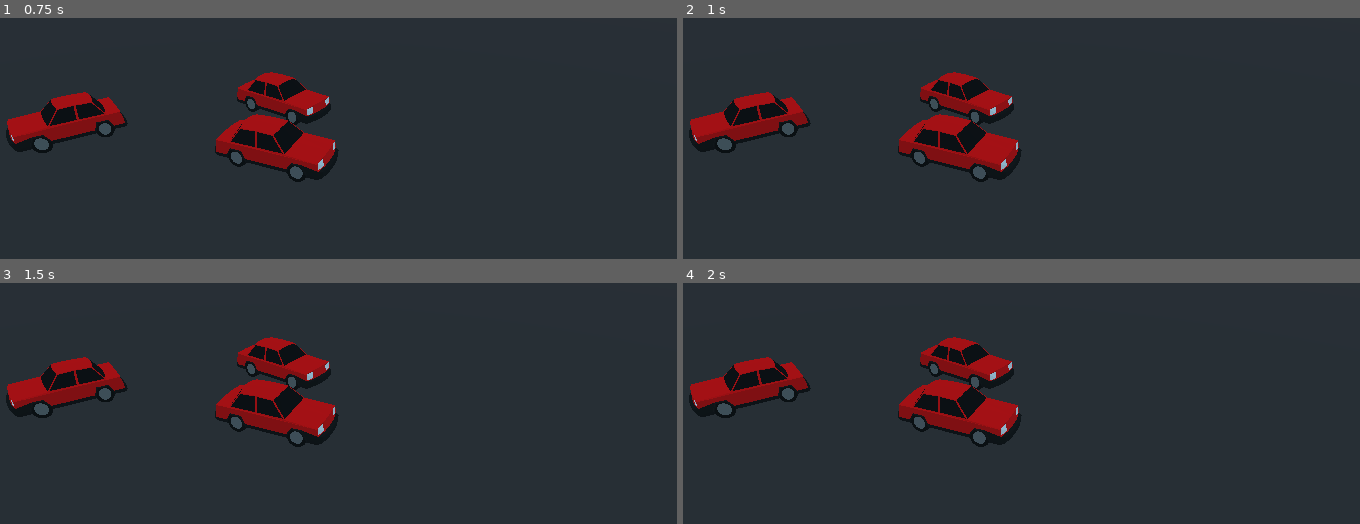
Above: before the commit, frames 1-4 (two rows, left to right).
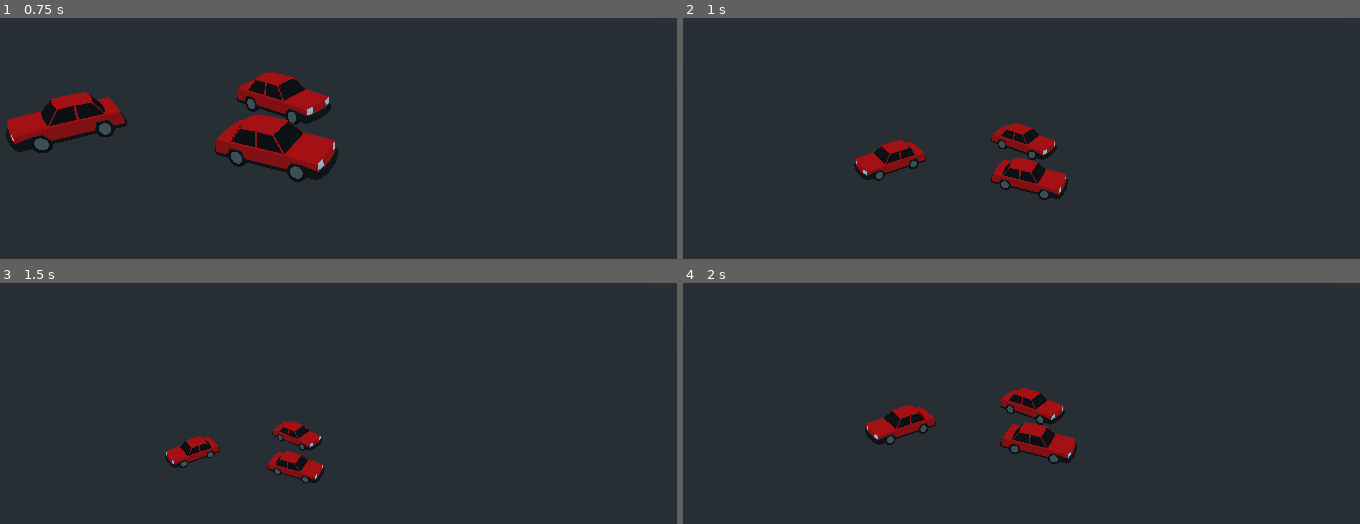
Above: after the commit, the same moments.

Repository: shanart/godot_rts_camera
Game: Godot game, scene res://src/Main.tscn
Two runs of this game, one before a commit and one after it. Both use one fixed random seed, a clock stepped at 60 frames per second and the inputs below.
Inputs (mouse positions are in pixels of both pictures, inside the frame that each line leads up to):
- Up to frame 1 (0.75 s): tap Enter at 0.5 s; move the mouse to (453, 227) at 0.52 s; hold Mouse wheel up (camera_zoom_in, bound only after the commit) from 0.53 s (still down)
- Up to frame 2 (1 s): keep holding Mouse wheel up (camera_zoom_in, bound only after the commit); tap Mouse wheel down (camera_zoom_out, bound only after the com… at 0.8 s
- Up to frame 3 (1.5 s): move the mouse to (outside the picture) at 1.27 s; release Mouse wheel up (camera_zoom_in, bound only after the commit) at 1.28 s; tap Mouse wheel down (camera_zoom_out, bound only after the com… at 1.35 s
- Up to frame 4 (2 s): tap Mouse wheel up (camera_zoom_in, bound only after the commit) at 1.55 s

Frame 1 is identical in both runs. In frame 2, 10% of the frame differs, in the area x 0-57%, y 22-76%; in frame 3, 9.3%; in frame 4, 10%.

Commit message:
CU-bcy697 zoom

Diff:
--- a/project.godot
+++ b/project.godot
@@ -46,6 +46,16 @@
 "events": [ Object(InputEventMouseButton,"resource_local_to_scene":false,"resource_name":"","device":0,"alt":false,"shi …(212 unchanged characters)…
  ]
 }
+camera_zoom_in={
+"deadzone": 0.5,
+"events": [ Object(InputEventMouseButton,"resource_local_to_scene":false,"resource_name":"","device":0,"alt":false,"shift":false,"control":false,"meta":false,"command":false,"button_mask":0,"position":Vector2( 0, 0 ),"global_position":Vector2( 0, 0 ),"factor":1.0,"button_index":4,"pressed":false,"doubleclick":false,"script":null)
+ ]
+}
+camera_zoom_out={
+"deadzone": 0.5,
+"events": [ Object(InputEventMouseButton,"resource_local_to_scene":false,"resource_name":"","device":0,"alt":false,"shift":false,"control":false,"meta":false,"command":false,"button_mask":0,"position":Vector2( 0, 0 ),"global_position":Vector2( 0, 0 ),"factor":1.0,"button_index":5,"pressed":false,"doubleclick":false,"script":null)
+ ]
+}
 
 [rendering]
 
--- a/src/Main.tscn
+++ b/src/Main.tscn
@@ -23,6 +23,7 @@
 transform = Transform( 1, 0, 0, 0, 1, 0, 0, 0, 1, 1.14271, 0, -0.639184 )
 script = ExtResource( 2 )
 movement_speed = 20.0
+zoom_to_curse = true
 inverted_y = true
 
 [node name="Elevation" type="Spatial" parent="World/RTSCameraController"]
--- a/src/rts_camera_controller.gd
+++ b/src/rts_camera_controller.gd
@@ -5,20 +5,33 @@
 # rotation
 export (int, 0, 90) var min_elevation_angle = 10
 export (int, 0, 90) var max_elevation_angle = 90
-export (float, 0, 1000, 0.1) var rotation_speed = 20
+export (float, 0, 50, 0.1) var rotation_speed = 20
+# zoom
+export (int, 0, 90) var min_zoom = 10
+export (int, 0, 90) var max_zoom = 90
+export (float, 0, 1000, 0.1) var zoom_speed = 100
+export (float, 0, 1, 0.1) var zoom_speed_damp = 0.8
+export (bool) var zoom_to_curse = false
 # flags
 export (bool) var allow_rotation = true
 export (bool) var inverted_y = false
 
-# params
+# PARAMS
 var _last_mouse_position = Vector2()
 var _is_rotating = false
 onready var elevation = $Elevation
+# zoom
+var _zoom_direction = 0
+onready var camera = $Elevation/Camera
+const GROUND_PLANE = Plane(Vector3.UP, 0)
+const RAY_LENGTH = 1000
+
 
 # OVERWRITE FUNCTIONS
 func _process(delta: float) -> void:
 	_move(delta)
 	_rotate(delta)
+	_zoom(delta)
 
 func _unhandled_input(event: InputEvent) -> void:
 	# test if we are rotating
@@ -27,6 +40,13 @@
 		_last_mouse_position = get_viewport().get_mouse_position()
 	if event.is_action_released("camera_rotate"):
 		_is_rotating = false
+
+	# test if we are zooming
+	if event.is_action_pressed("camera_zoom_in"):
+		_zoom_direction = -1
+	if event.is_action_pressed("camera_zoom_out"):
+		_zoom_direction = 1
+
 
 # movement functions
 func _move(delta: float) -> void:
@@ -61,6 +81,28 @@
 	_elevate(delta, displacment.y)
 
 
+func _zoom(delta: float) -> void:
+	# calculate new zoom and clamp it between min and max zoom
+	var new_zoom = clamp(
+		camera.translation.z + zoom_speed * delta * _zoom_direction,
+		min_zoom,
+		max_zoom
+	)
+
+	# save 3D position
+	var pointing_at = _get_ground_click_location()
+	# zoom
+	camera.translation.z = new_zoom
+	# move the camera we are pointing at the same location
+	if zoom_to_curse:
+		_realign_camera(pointing_at)
+
+	# stop scroll
+	_zoom_direction *= zoom_speed_damp
+	if abs(_zoom_direction) <= 0.0001:
+		_zoom_direction = 0
+
+
 # HELPERS
 func _get_mouse_desplacment() -> Vector2:
 	var current_mouse_position = get_viewport().get_mouse_position()
@@ -88,3 +130,17 @@
 	)
 	# set the new elevation based on clamped value
 	elevation.rotation_degrees.x = new_elevation
+
+
+func _get_ground_click_location() -> Vector3:
+	var mouse_pos = get_viewport().get_mouse_position()
+	var ray_from = camera.project_ray_origin(mouse_pos)
+	var ray_to = ray_from + camera.project_ray_normal(mouse_pos) * RAY_LENGTH
+	return GROUND_PLANE.intersects_ray(ray_from, ray_to)
+
+func _realign_camera(location: Vector3) -> void:
+	# calc. where we need to move
+	var new_location = _get_ground_click_location()
+	var displacment = location - new_location
+	# move the camera based on that calc.
+	translation += displacment
